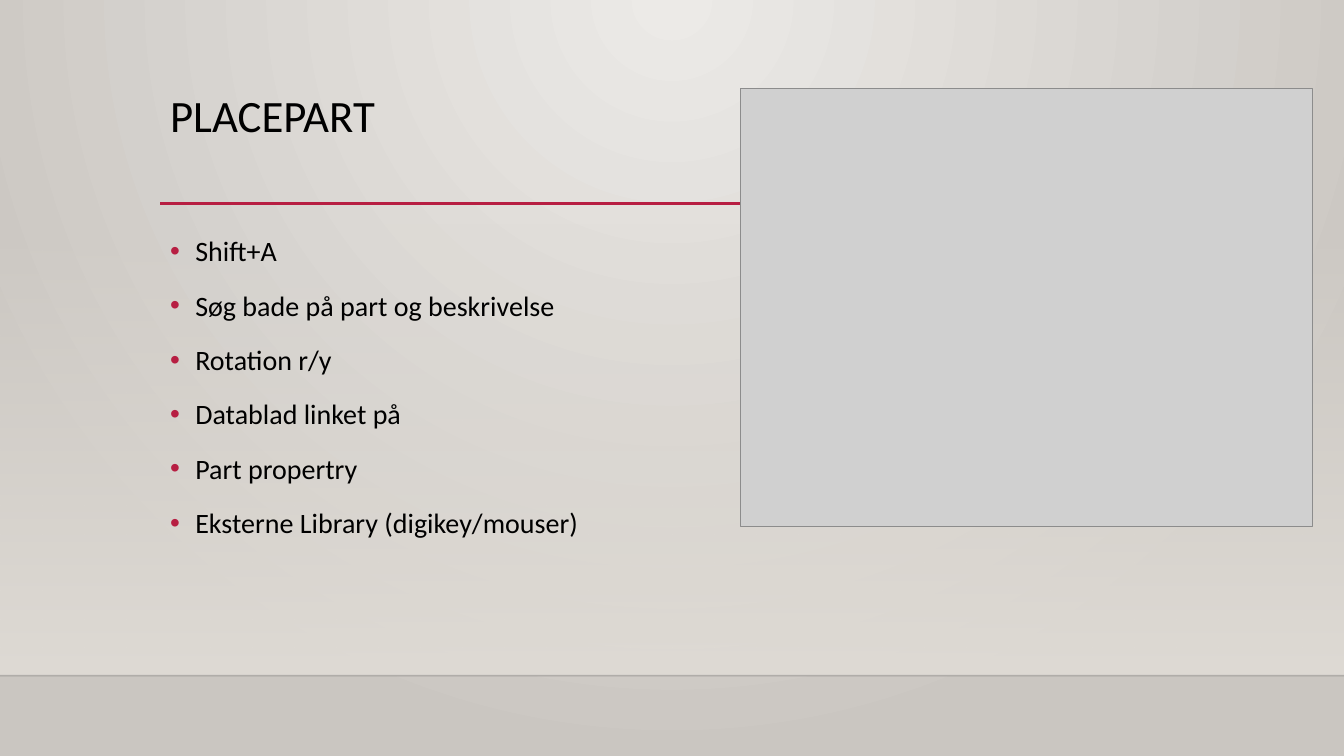
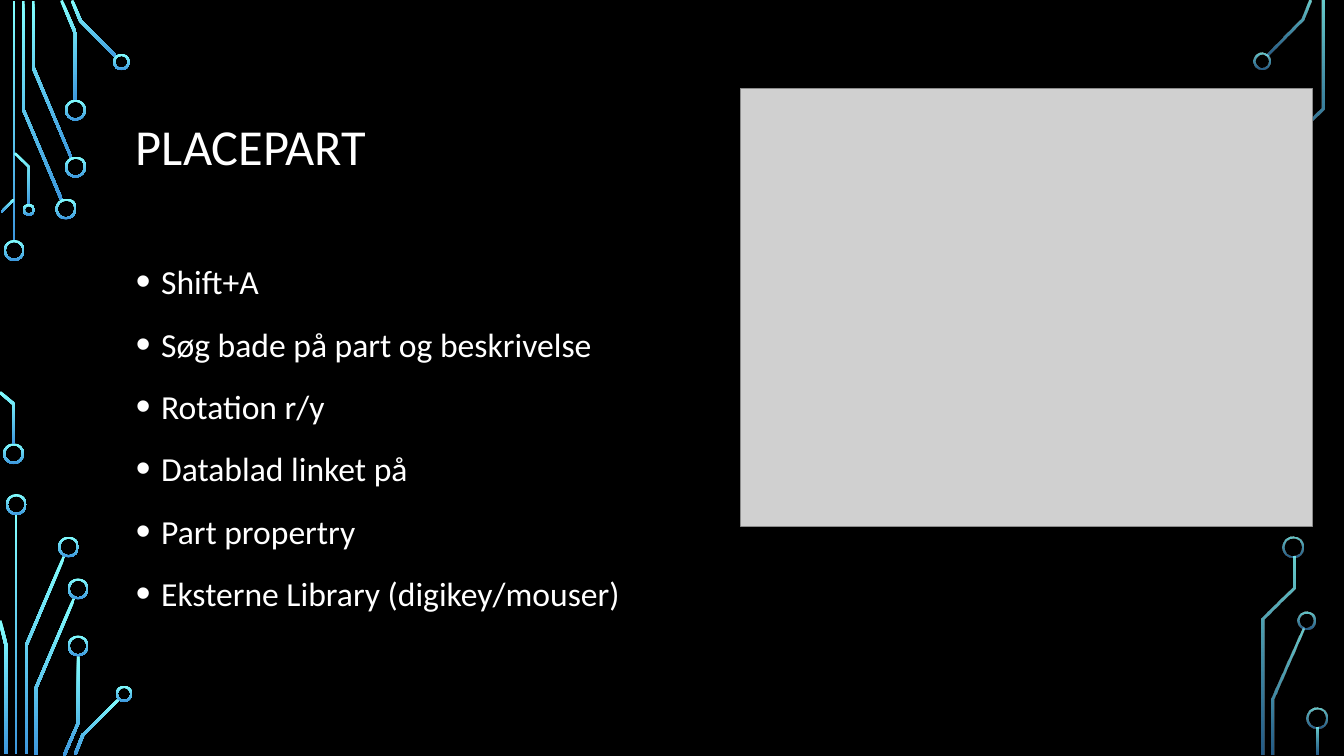
Before and after one commit to gert-lauritsen/Kicad-schematic, a slide deck: slide 7 of Kicad Schematic.pptx. Drawn at 1344x756 pixels with LibreOffice and Linux fonts; fonts in the diff are those of the drawing; grey boxes stand for pictures; background and template pictures are left out. Boxes give left, top, right and bottom in pixels: in the first picture for what was removed or moved away, otherwise in the second. Text is boxed around its words. In the diff, an @@ line names an element or a change of style, - is before the commit and + after.

```diff
--- a/Kicad Schematic.pptx
+++ b/Kicad Schematic.pptx
@@ background gradient #ECEAE7 to #CAC7C1 to picture (left out) @@
@@ title "PLACEPART": place and size @@
-title "PLACEPART" at [170,103,375,133]
+title "PLACEPART" at [136,132,366,166]
@@ title "PLACEPART" at [136,132,366,166]: size 32 to 36 pt, text colour #000000 to #FFFFFF; vertical alignment top to middle @@
@@ line removed from (160, 204) to (1220, 204) @@
@@ rectangle removed at [0,223,1344,676] @@
@@ text "Shift+A": place and size @@
-text "Shift+A" at [195,241,577,538]
+text "Shift+A" at [161,270,620,612]
@@ text "Shift+A" at [161,270,620,612]: size 20 to 24 pt, text colour #000000 to #FFFFFF @@
@@ line removed from (0, 676) to (1344, 676) @@
@@ group added at [0,0,1328,756]: 32 freeform shapes, 3 rectangles @@
```
Also in this commit, not shown: 12 other slides changed, 1 slide added, 1 other file.
